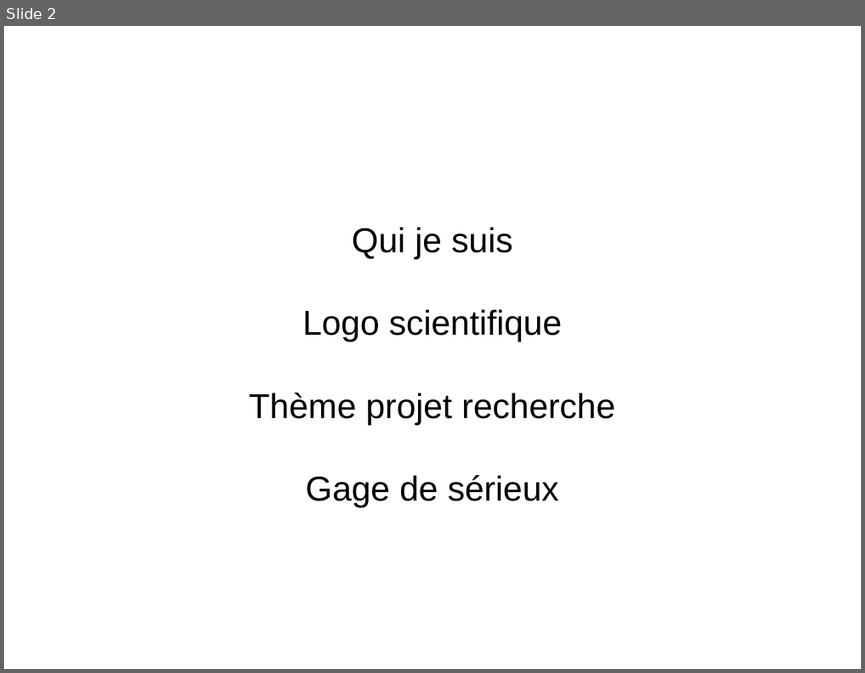
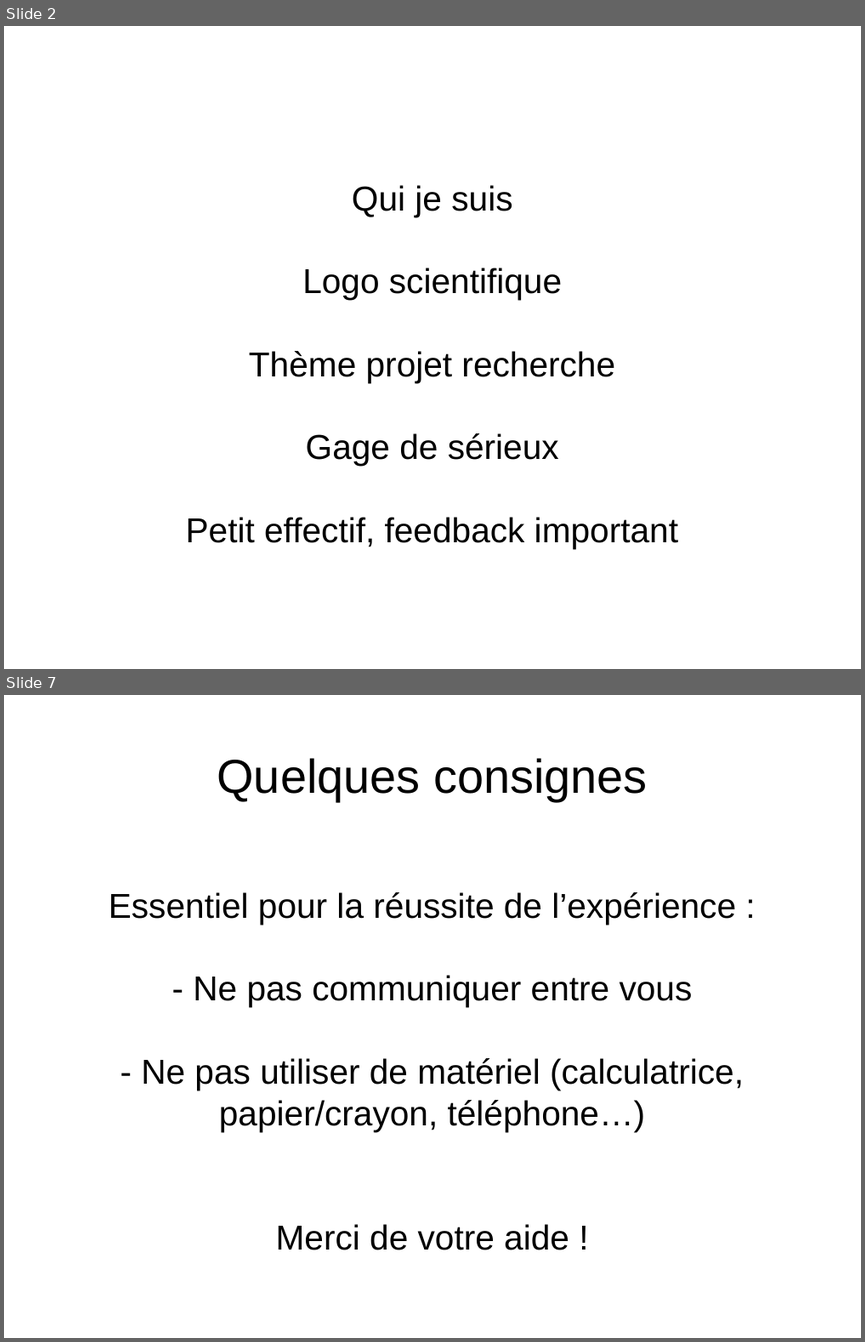
Before and after one commit to DamienMAYAUX/pilot_LEEP_RS, a slide deck: presentation_202105XX.odp. Shown one above the other, each under a label of ours: slide 2 before the commit, slides 2 and 7 after it; the slides between them are not shown. The pictures are 865x673 and 865x1342 pixels, drawn with LibreOffice and Linux fonts; fonts in the diff are those of the drawing. Boxes give left, top, right and bottom in pixels: in the first picture for what was removed or moved away, otherwise in the second. Text is boxed around its words. In the diff, an @@ line names an element or a change of style, - is before the commit and + after.

```diff
--- a/presentation_202105XX.odp
+++ b/presentation_202105XX.odp
@@ slide 7 added at (4, 695, 861, 1338), background #FFFFFF @@
@@ title added at (217, 758, 647, 801), 44 pt, text #000000 @@
+Quelques consignes
@@ subtitle added at (109, 892, 744, 1250), 32 pt, text #000000 @@
+Essentiel pour la réussite de l’expérience :
+- Ne pas communiquer entre vous
+- Ne pas utiliser de matériel (calculatrice, papier/crayon, téléphone…)
+Merci de votre aide !
@@ slide 2 changed as well @@
@@ subtitle at (186, 516, 678, 549): paragraph added @@
+Petit effectif, feedback important
```
Also in this commit, not shown: 5 other slides added, 5 slides removed, 28 other files.
